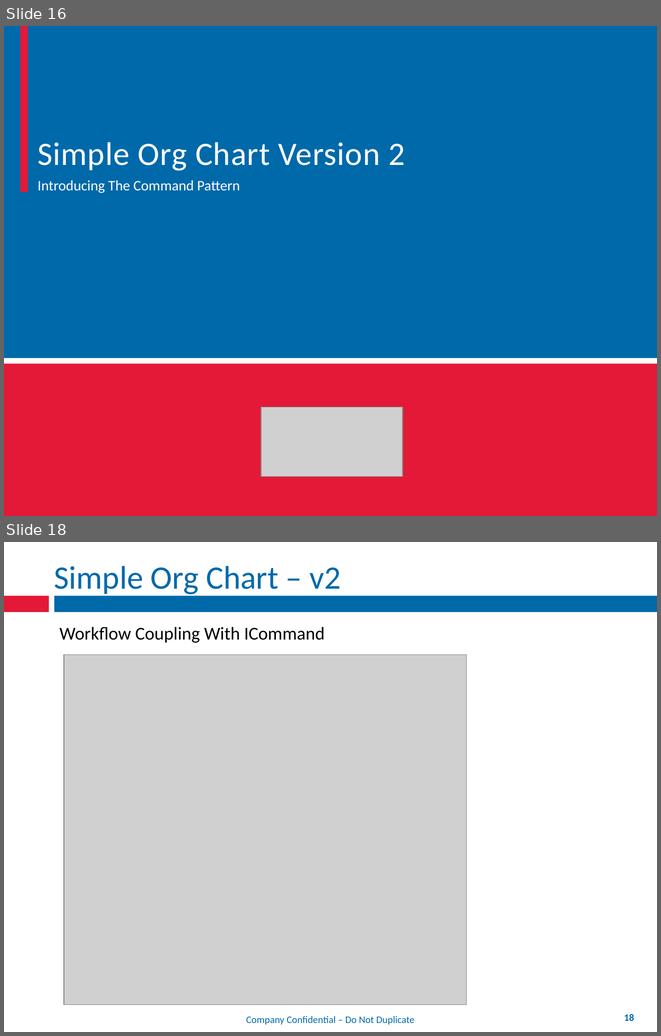
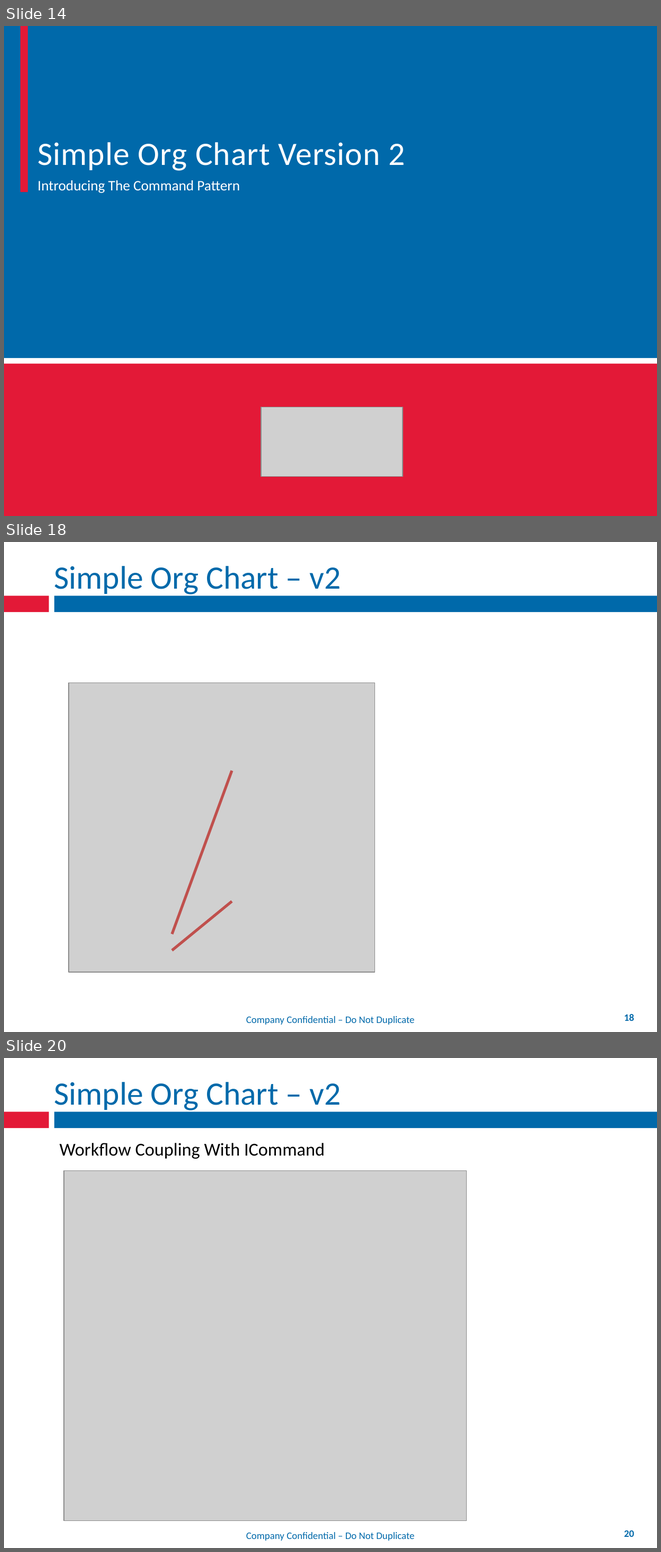
Before and after one commit to mxriverlynn/presentations-and-training, a slide deck: Decoupling Workflow With App Controler/Decoupling Workflow From Forms.pptx. Shown one above the other, each under a label of ours: slides 16 and 18 before the commit, slides 14, 18 and 20 after it; the slides between them are not shown. The pictures are 661x1036 and 661x1552 pixels, drawn with LibreOffice and Linux fonts; fonts in the diff are those of the drawing; grey boxes stand for pictures; background and template pictures are left out. Boxes give left, top, right and bottom in pixels: in the first picture for what was removed or moved away, otherwise in the second. Text is boxed around its words. In the diff, an @@ line names an element or a change of style, - is before the commit and + after.

```diff
--- a/Decoupling Workflow With App Controler/Decoupling Workflow From Forms.pptx
+++ b/Decoupling Workflow With App Controler/Decoupling Workflow From Forms.pptx
@@ slide 18 added at (4,542,657,1032), background #FFFFFF; not listed: 4 template elements that a slide beside it also shows @@
@@ title added at (54,566,341,597), 36 pt, text #0069AA @@
+Simple Org Chart – v2
@@ picture added at (69,683,375,972) @@
@@ line added from (172, 934) to (232, 770), #C0504D 3 pt @@
@@ line added from (172, 950) to (232, 901), #C0504D 3 pt @@
@@ what was slide 16 is now slide 14 @@
@@ what was slide 18 is now slide 20 @@
@@ page number at (624,1530,634,1537): text changed @@
-18
+20
```
Also in this commit, not shown: 3 other slides added, 3 slides removed.
